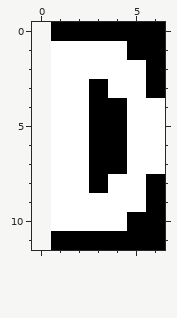
Pixel-art file, stored at art/font-big/D.ase. Above: the version before the commit.
6x12 pixels, 1 frame. The old version is drawn lined up with the new one, on the new canvas.
The result:
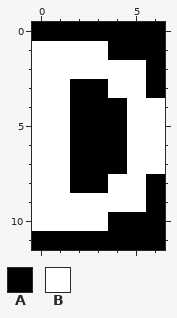
Palette (. is transparent): A #000000  B #ffffff
From old to new:
canvas 6x12 -> 7x12, the old top-left corner now at 1,0
Colour A is added in row 0 at x 0; in row 11 at x 0.
Colour A replaces colour B in row 1 at x 4; in rows 3 to 8 at x 2; in row 10 at x 4.
Colour B is added in rows 1 to 10 at x 0.
